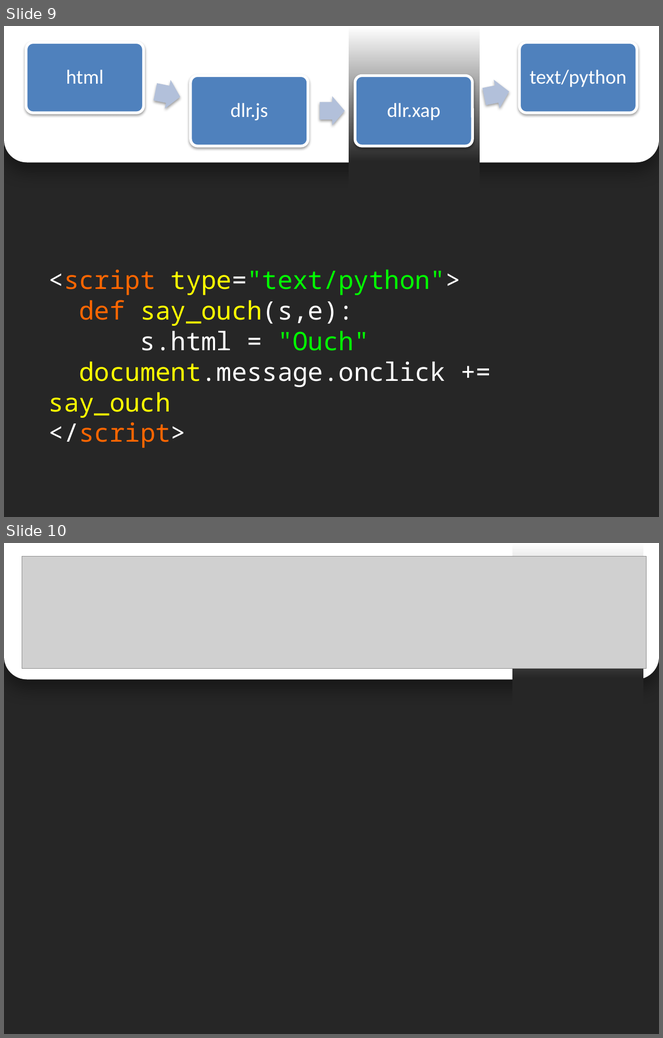
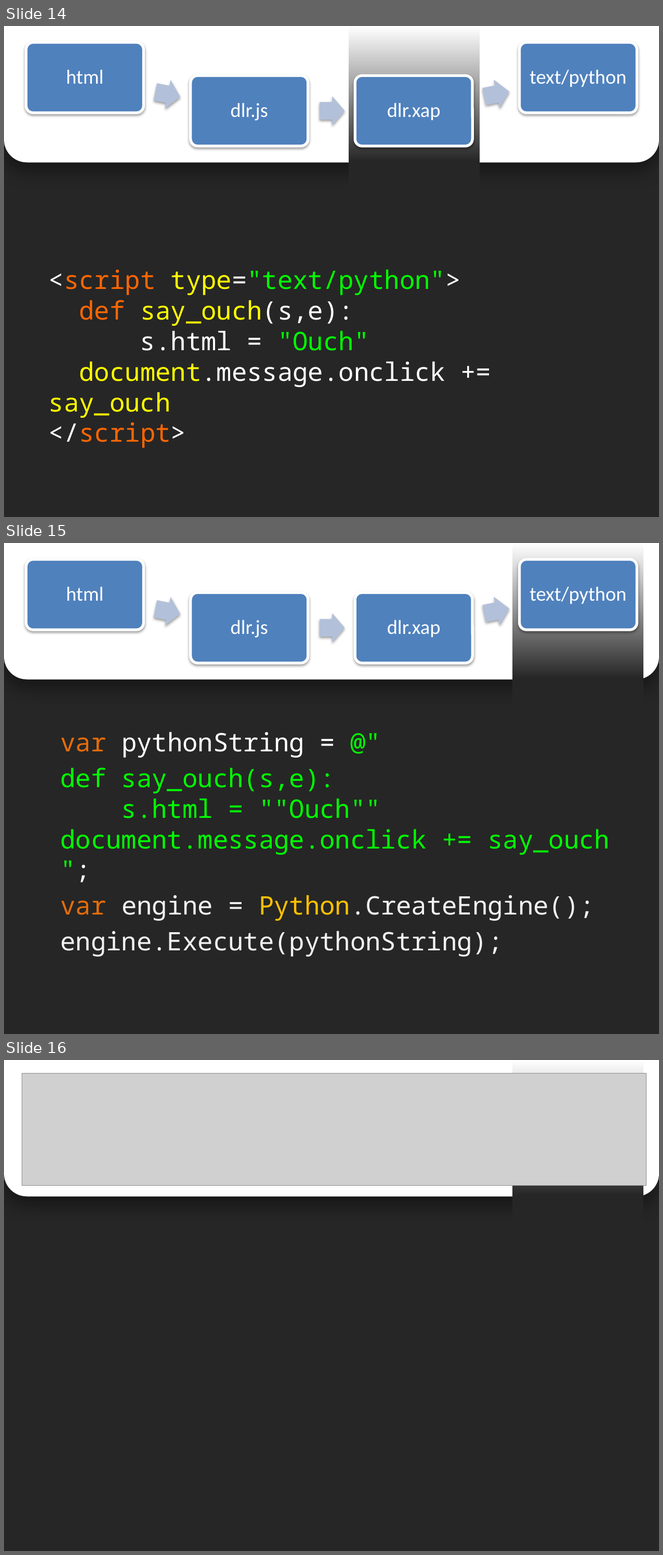
Before and after one commit to jschementi/pycon2010, a slide deck: slides/jimmysch-python-in-the-browser.pptx. Shown one above the other, each under a label of ours: slides 9 and 10 before the commit, slides 14, 15 and 16 after it. The pictures are 663x1038 and 663x1555 pixels, drawn with LibreOffice and Linux fonts; fonts in the diff are those of the drawing; grey boxes stand for pictures. Boxes give left, top, right and bottom in pixels: in the first picture for what was removed or moved away, otherwise in the second. Text is boxed around its words. In the diff, an @@ line names an element or a change of style, - is before the commit and + after.

```diff
--- a/slides/jimmysch-python-in-the-browser.pptx
+++ b/slides/jimmysch-python-in-the-browser.pptx
@@ slide 15 added at <box>4,543,659,1034</box>, background #262626 @@
@@ round same rect added at <box>4,543,659,679</box>, fill #FFFFFF @@
@@ rectangle added at <box>513,543,644,707</box>, fill gradient #FFFFFF to #262626 @@
@@ group added at <box>26,560,637,664</box>: 4 rounded rectangles, 4 texts, 3 right arrows @@
+html
+dlr.js
+dlr.xap
+text/python
@@ text added at <box>61,732,610,957</box>, 28 pt, text #00FF00 @@
+var pythonString = @"
+def say_ouch(s,e):
+s.html = ""Ouch""
+document.message.onclick += say_ouch
+";
+var engine = Python.CreateEngine();
+engine.Execute(pythonString);
@@ what was slide 9 is now slide 14 @@
@@ what was slide 10 is now slide 16 @@
```
Also in this commit, not shown: 5 slides changed, 12 other slides added, 1 slide removed, 26 other files.
